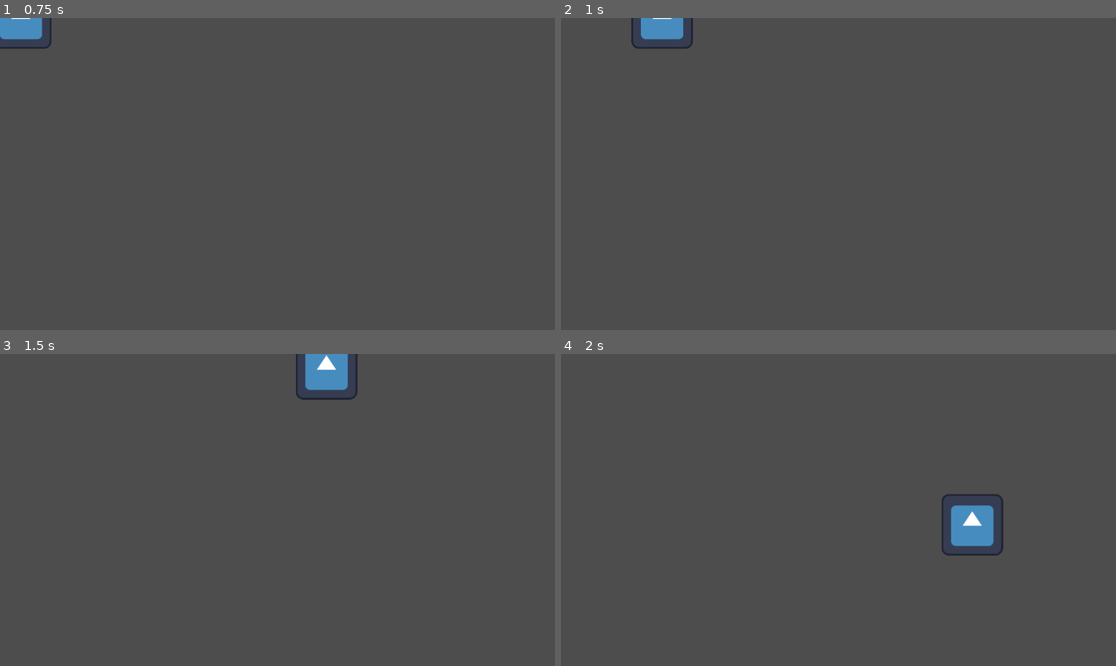
Above: before the commit, frames 1-4 (two rows, left to right).
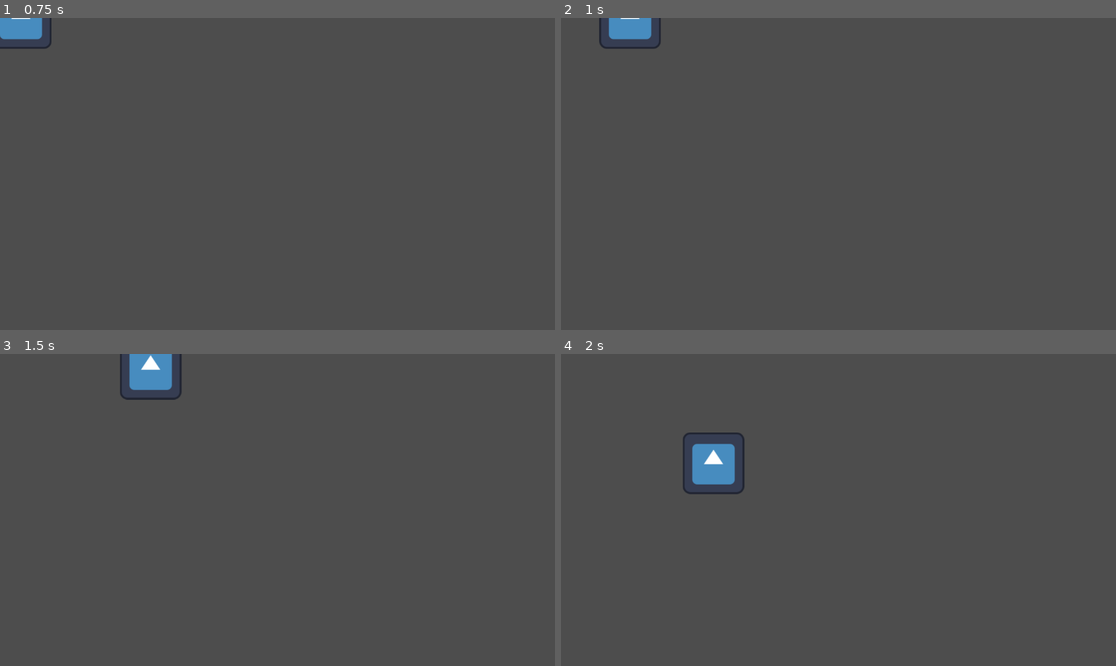
Above: after the commit, the same moments.

Repository: jaysc/bubel
Game: Godot game, scene res://entities/player.tscn
Two runs of this game, one before a commit and one after it. Both use one fixed random seed, a clock stepped at 60 frames per second and the inputs below. The project has no main scene, so this scene is started directly. The engine's default icon, where the game draws it, is replaced by a stand-in: a white triangle on a blue panel in a dark square.
Inputs:
- Up to frame 1 (0.75 s): tap Enter at 0.5 s; hold Right (ui_right) from 0.53 s (still down); tap Space (ui_select) at 0.6 s
- Up to frame 2 (1 s): keep holding Right (ui_right); tap Space (ui_select) at 0.77 s
- Up to frame 3 (1.5 s): tap Space (ui_select) at 1.07, 1.35 s; release Right (ui_right) at 1.28 s; hold Down (ui_down) from 1.28 s (still down)
- Up to frame 4 (2 s): keep holding Down (ui_down); tap Space (ui_select) at 1.52, 1.82 s

Frame 1 is identical in both runs. In frame 2, 1.0% of the frame differs, in the area x 6-24%, y 0-10%; in frame 3, 2.2%; in frame 4, 2.6%, in the area x 22-80%, y 25-65%.

Commit message:
Generate Bubble and Shoot it

Diff:
--- a/entities/player.gd
+++ b/entities/player.gd
@@ -1,5 +1,7 @@
 extends CharacterBody2D
 
+
+#Speed Controller
 var MAX_SPEED = 400
 var DASH_SPEED = 600
 var ACCELERATION = 2000
@@ -8,11 +10,20 @@
 var DASH_DURATION = 0.3
 
 
+#Bubble Manager
+signal shoot(bubble, direction, location)
+const BubbleRoot = preload("res://entities/bubble.tscn")
+var isChargingBubble = false
+
+var bubbleRoot
+
+
+# PhysicsProcess manages player's speed
 func _physics_process(delta: float) -> void:
 	var input_vector = Input.get_vector("ui_left","ui_right","ui_up","ui_down")
 	var direction = input_vector.normalized()
 
-	if Input.is_action_just_pressed("ui_select"):
+	if Input.is_action_just_pressed("Dash"):
 
 		dash_time = DASH_DURATION
 
@@ -31,3 +42,25 @@
 		velocity = velocity.move_toward(Vector2.ZERO, DECELERATION * delta)
 
 	move_and_slide()
+
+
+# Process manages player's Command
+func _process(delta: float) -> void:
+	if Input.is_action_just_pressed("Attack"):
+		bubbleRoot = BubbleRoot.instantiate()
+		add_child(bubbleRoot)
+		bubbleRoot.createBubbleObject(1)
+		isChargingBubble = true
+	if(Input.is_action_just_released("Attack")):
+		#remove_child(bubbleRoot)
+		bubbleRoot.Direction = Vector2(1,0)
+		print(bubbleRoot.Speed)
+		bubbleRoot.Shoot()
+		#shoot.emit(bubbleRoot,Vector2(1,0),bubbleRoot.position)
+		isChargingBubble = false
+		bubbleRoot = null
+
+
+	if isChargingBubble:
+		bubbleRoot.SIZE += delta * 100
+		#bubbleRoot.Speed -= delta / 1
--- a/scripts/bubble.gd
+++ b/scripts/bubble.gd
@@ -14,9 +14,11 @@
 @export var Speed := 120
 
 ## Size is split into 10 discreet integers
-const SIZE = 1
+@export var SIZE = 1
 
 @export var Direction:= Vector2(0,0)
+
+var isShooted = false
 
 var CurrentBubbleObject: Node
 
@@ -25,13 +27,14 @@
 # Called when the node enters the scene tree for the first time.
 func _ready() -> void:
 	Direction = Vector2(1,1)
-	getSize(1)
 	pass # Replace with function body.
 
 # Called every frame. 'delta' is the elapsed time since the previous frame.
 func _process(delta: float) -> void:
-	position = position + (delta * Speed * Direction)
-	pass
+	if CurrentBubbleObject != getSize(SIZE):
+		createBubbleObject(SIZE)
+	if isShooted:
+		position += Direction * Speed
 
 func getSize(size: float) -> PackedScene:
 	if size <= 10:
@@ -57,6 +60,7 @@
 
 	return BUBBLE_1_ENTITY
 
+
 func createBubbleObject(size: float) -> void:
 	var newBubble = getSize(size).instantiate()
 
@@ -65,3 +69,7 @@
 
 	CurrentBubbleObject = newBubble
 	add_child(newBubble)
+
+
+func Shoot() -> void:
+	isShooted = true
